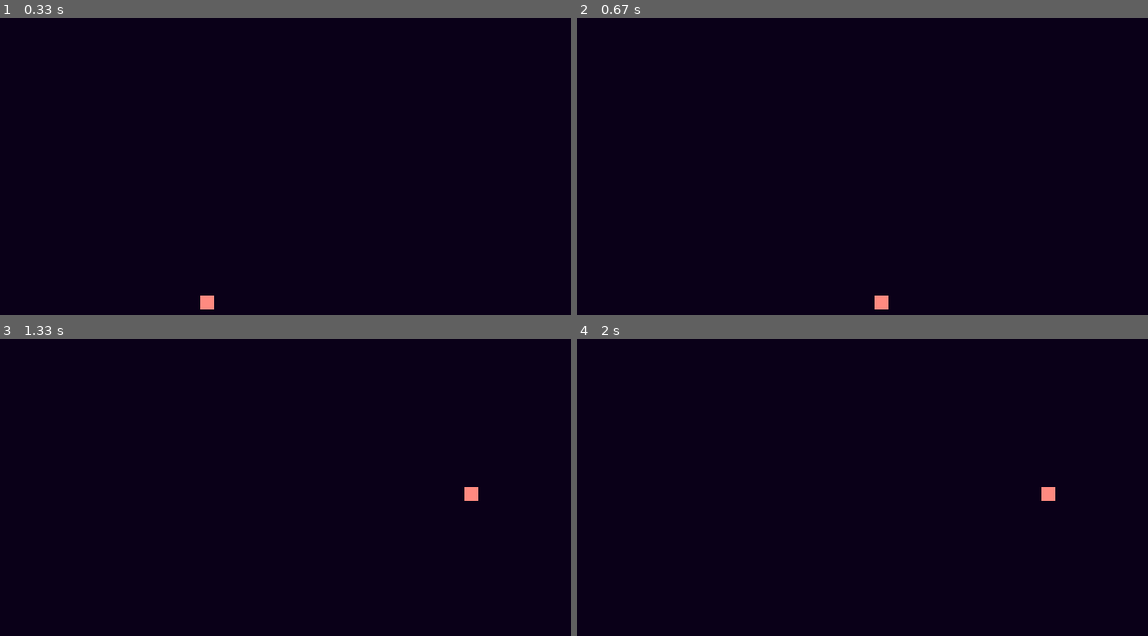
Above: before the commit, frames 1-4 (two rows, left to right).
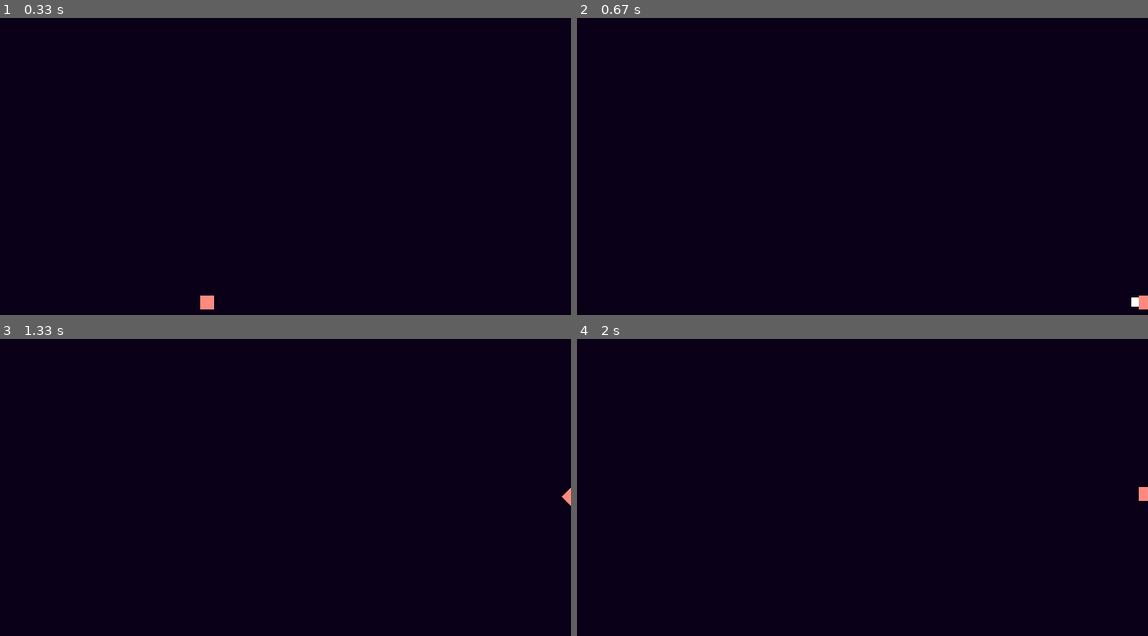
Above: after the commit, the same moments.

Repository: KhaledA2021/Pygame-Project
Game: pygame game, started from main.py
Two runs of this game, one before a commit and one after it. Both use one fixed random seed, a clock stepped at 60 frames per second and the inputs below.
Inputs:
- Up to frame 1 (0.33 s): no input
- Up to frame 2 (0.67 s): hold Space from 0.33 s (still down); hold Right from 0.33 s (still down)
- Up to frame 3 (1.33 s): release Space at 0.8 s; release Right at 0.8 s; hold W 0.83-1.3 s; hold Right 0.83-1.3 s
- Up to frame 4 (2 s): tap S at 1.33 s; tap W at 1.67 s

Frame 1 is identical in both runs. In frame 2, 0.2% of the frame differs, in the area x 52-100%, y 93-99%; in frame 3, 0.2%; in frame 4, 0.2%.

Commit message:
ooga booga

Diff:
--- a/main.py
+++ b/main.py
@@ -1,4 +1,5 @@
 import pygame
+import time
 
 pygame.mixer.init()
 WIN = pygame.display.set_mode((800, 600))
@@ -10,71 +11,81 @@
 MOOSIC = pygame.mixer.Sound("Creatures-Ov-Deception-_Jsab-Instrumental-Edit_.WAV")
 MOOSIC.play(-1)
 
-def track_player_buttons(keys):
+timer = time.time()
+
+def track_player_buttons(keys, rotation):
     if keys[pygame.K_UP] or keys[pygame.K_w]:
         if keys[pygame.K_RIGHT] or keys[pygame.K_d]:
             if keys[pygame.K_x]:
-                return 2.5, -2.5
+                return 2.5, -2.5, 45
             else:
-                return 5, -5
+                return 5, -5, 45
         elif keys[pygame.K_LEFT] or keys[pygame.K_a]:
             if keys[pygame.K_x]:
-                return -2.5, -2.5
+                return -2.5, -2.5, 315
             else:
-                return -5, -5
+                return -5, -5, 315
         else:
             if keys[pygame.K_x]:
-                return 0, -2.5
+                return 0, -2.5, 0
             else:
-                return 0, -5
+                return 0, -5, 0
     elif keys[pygame.K_DOWN] or keys[pygame.K_s]:
         if keys[pygame.K_RIGHT] or keys[pygame.K_d]:
             if keys[pygame.K_x]:
-                return 2.5, 2.5
+                return 2.5, 2.5, 135
             else:
-                return 5, 5
+                return 5, 5, 135
         elif keys[pygame.K_LEFT] or keys[pygame.K_a]:
             if keys[pygame.K_x]:
-                return -2.5, 2.5
+                return -2.5, 2.5, 225
             else:
-                return -5, 5
+                return -5, 5, 225
         else:
             if keys[pygame.K_x]:
-                return 0, 2.5
+                return 0, 2.5, 180
             else:
-                return 0, 5
+                return 0, 5, 180
     elif keys[pygame.K_RIGHT] or keys[pygame.K_d]:
         if keys[pygame.K_x]:
-            return 2.5, 0
+            return 2.5, 0, 90
         else:
-            return 5, 0
+            return 5, 0, 90
     elif keys[pygame.K_LEFT] or keys[pygame.K_a]:
         if keys[pygame.K_x]:
-            return -2.5, 0
+            return -2.5, 0, 270
         else:
-            return -5, 0
+            return -5, 0, 270
     else:
-        return 0, 0
+        return 0, 0, rotation
 
 
 def move_player(x, y, current_pos):
     current_pos = (current_pos[0] + x, current_pos[1] + y)
-    if current_pos[0] < -20:
-        current_pos = (-20, current_pos[1])
-    if current_pos[0] > 800:
-        current_pos = (800, current_pos[1])
-    if current_pos[1] < -20:
-        current_pos = (current_pos[0], -20)
-    if current_pos[1] > 600:
-        current_pos = (current_pos[0], 600)
+    if current_pos[0] < -10:
+        current_pos = (-10, current_pos[1])
+    if current_pos[0] > 790:
+        current_pos = (790, current_pos[1])
+    if current_pos[1] < -10:
+        current_pos = (current_pos[0], -10)
+    if current_pos[1] > 590:
+        current_pos = (current_pos[0], 590)
     return current_pos
 
-
+def redraw_screen(BACKGROUNDCOLOR, Playersprite, Rotation, current_pos, Playerhealth, health_rotate, health_pos):
+    WIN.fill(BACKGROUNDCOLOR)
+    Playersprite = pygame.transform.rotate(Playersprite, Rotation)
+    Playerhealth = pygame.transform.rotate(Playerhealth, health_rotate)
+    WIN.blit(Playerhealth, health_pos)
+    WIN.blit(Playersprite, current_pos)
 
 def main():
 #    background_music = pygame.mixer.music.load("BIG_SHOT.mp3")
     Playersprite = pygame.image.load("ProjectPSprite.PNG")
+    Playerhealth = pygame.image.load("ProjectPSpriteHealth.PNG")
+
     Playersprite = pygame.transform.scale(Playersprite, (15, 15))
+    Playerhealth = pygame.transform.scale(Playerhealth, (10, 10))
     current_pos = (400, 300)
     Rotation = 0
     WIN.blit(Playersprite, current_pos)
@@ -87,18 +98,21 @@
     wait_time = 0
     while running:
         frames.tick(FPS)
-        print(frames)
+        print(frames, timer)
 
         x_change = 0
         y_change = 0
 
+        health_pos = (current_pos[0]+2.5, current_pos[1]+2.5)
+        health_rotate = Rotation
+
         KEYS = pygame.key.get_pressed()
-        x_change , y_change = track_player_buttons(KEYS)
+        x_change , y_change, Rotation = track_player_buttons(KEYS, Rotation)
         if KEYS[pygame.K_SPACE]:
-            if wait_time == 0:
-                x_change = x_change * 2
-                y_change = y_change * 2
+            if wait_time < 1:
+                current_pos = (current_pos[0]+(x_change*3), current_pos[1]+(y_change*3))
                 wait_time = 30
+
 
         current_pos = move_player(x_change, y_change, current_pos)
 
@@ -106,9 +120,7 @@
             wait_time =- 1
 
 
-        WIN.fill(BACKGROUNDCOLOR)
-        Playersprite = pygame.transform.rotate(Playersprite, Rotation)
-        WIN.blit(Playersprite, current_pos)
+        redraw_screen(BACKGROUNDCOLOR, Playersprite, Rotation, current_pos, Playerhealth, health_rotate, health_pos)
 
 
 
